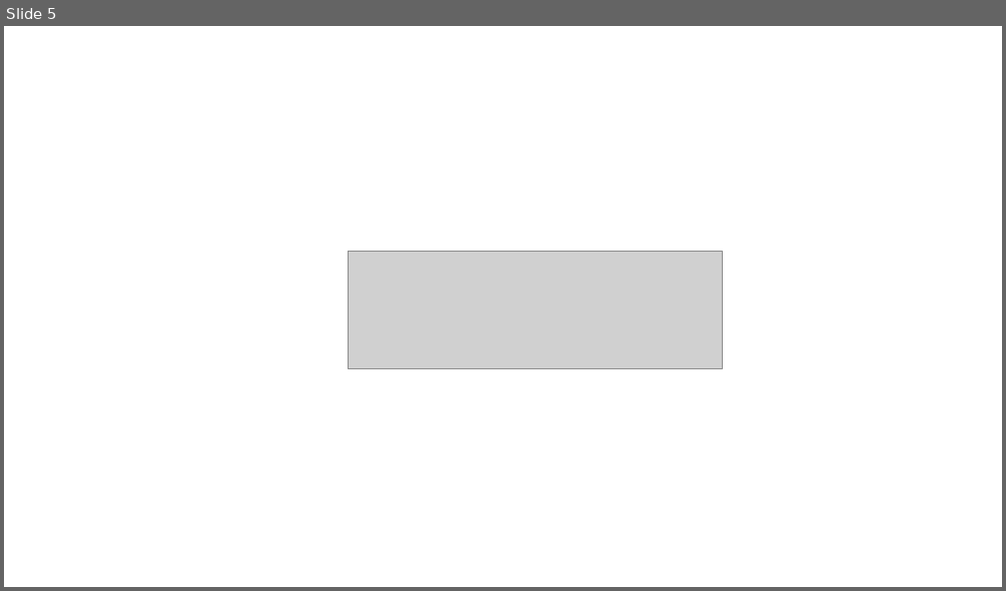
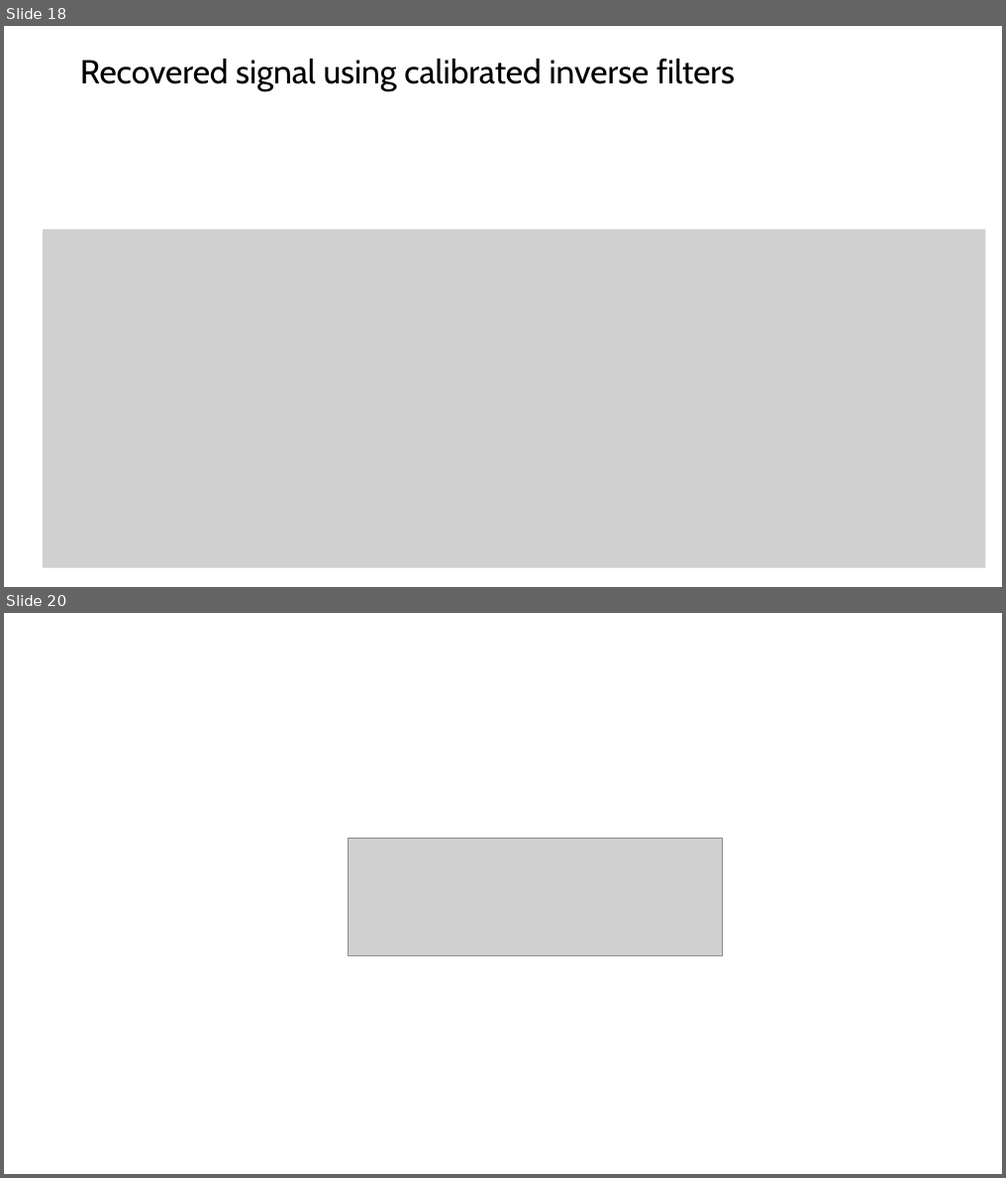
Before and after one commit to shohame/CVPR-2026, a slide deck: Docs/Hearing the Room Through the Shape of the Drum.pptx. Shown one above the other, each under a label of ours: slide 5 before the commit, slides 18 and 20 after it; the slides between them are not shown. The pictures are 1006x591 and 1006x1178 pixels, drawn with LibreOffice and Linux fonts; fonts in the diff are those of the drawing; grey boxes stand for pictures. Boxes give left, top, right and bottom in pixels: in the first picture for what was removed or moved away, otherwise in the second. Text is boxed around its words. In the diff, an @@ line names an element or a change of style, - is before the commit and + after.

```diff
--- a/Docs/Hearing the Room Through the Shape of the Drum.pptx
+++ b/Docs/Hearing the Room Through the Shape of the Drum.pptx
@@ slide 18 added at bbox=[4, 26, 1002, 587], background #FFFFFF @@
@@ title added at bbox=[80, 58, 735, 92], 32 pt, text #000000 @@
+Recovered signal using calibrated inverse filters
@@ picture added at bbox=[43, 230, 986, 569] @@
@@ what was slide 5 is now slide 20 @@
```
Also in this commit, not shown: 14 other slides added, 9 other files.
